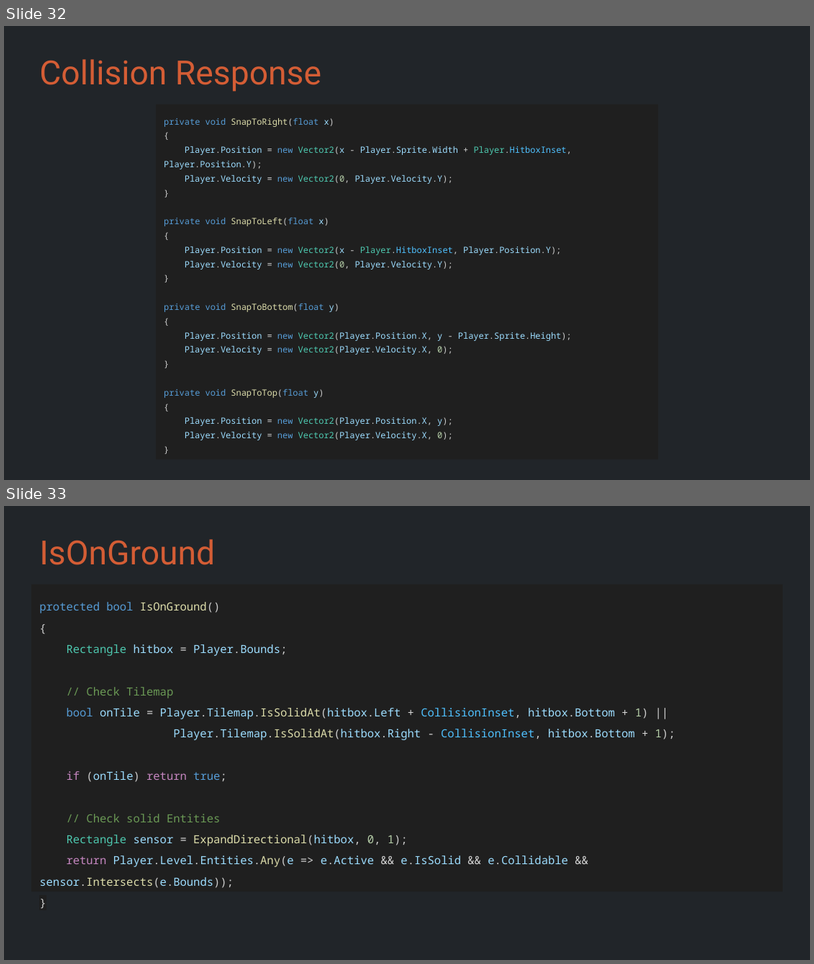
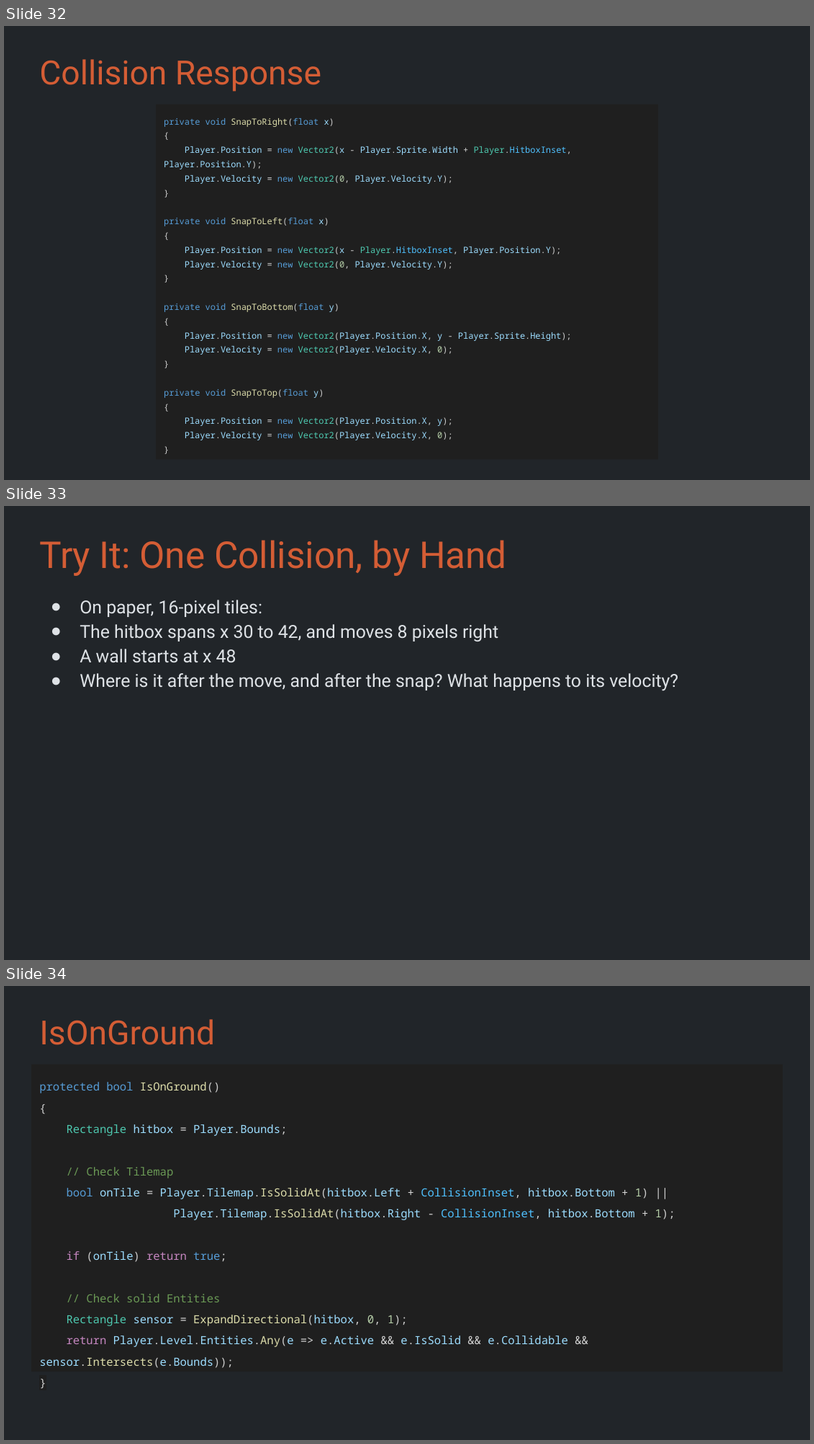
Before and after one commit to Metamate/gar, a slide deck: slides/06 Super Mario Bros.pptx. Shown one above the other, each under a label of ours: slides 32 and 33 before the commit, slides 32, 33 and 34 after it. The pictures are 814x964 and 814x1444 pixels, drawn with LibreOffice and Linux fonts; fonts in the diff are those of the drawing. Boxes give left, top, right and bottom in pixels: in the first picture for what was removed or moved away, otherwise in the second. Text is boxed around its words. In the diff, an @@ line names an element or a change of style, - is before the commit and + after.

```diff
--- a/slides/06 Super Mario Bros.pptx
+++ b/slides/06 Super Mario Bros.pptx
@@ slide 33 added at (4,506,810,960), background #212529 @@
@@ title added at (39,540,507,576), 33 pt, text #D45D35 @@
+Try It: One Collision, by Hand
@@ text added at (80,600,679,691), 16 pt, text #DEE2E6 @@
+● On paper, 16-pixel tiles:
+● The hitbox spans x 30 to 42, and moves 8 pixels right
+● A wall starts at x 48
+● Where is it after the move, and after the snap? What happens to its velocity?
@@ what was slide 33 is now slide 34 @@
```
Also in this commit, not shown: 2 other files.
